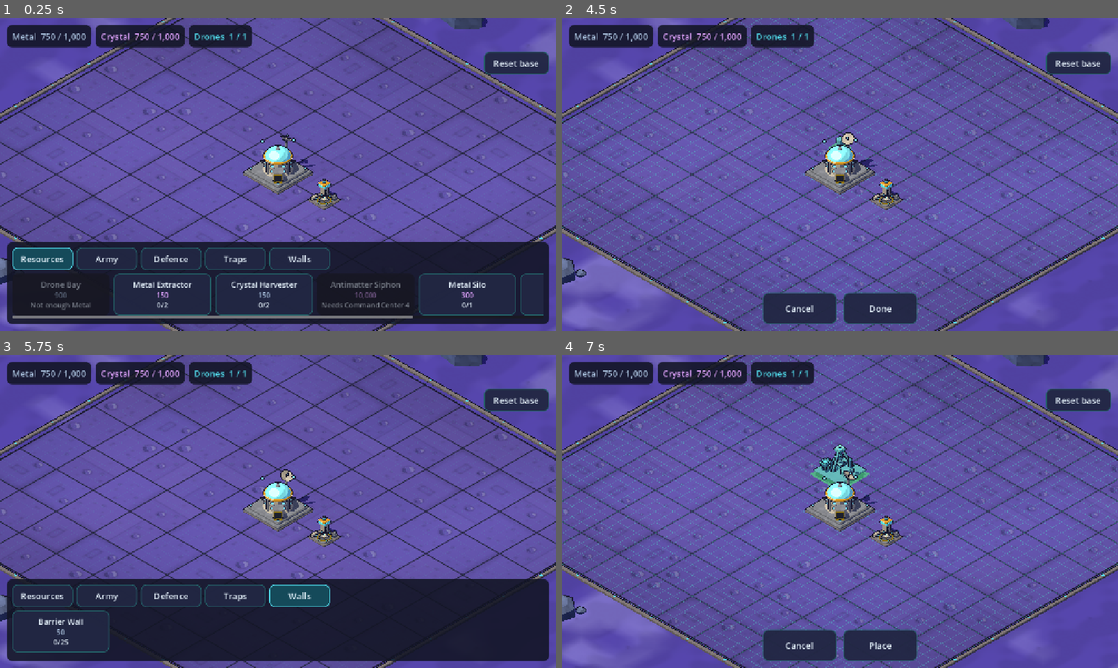
Above: before the commit, frames 1-4 (two rows, left to right).
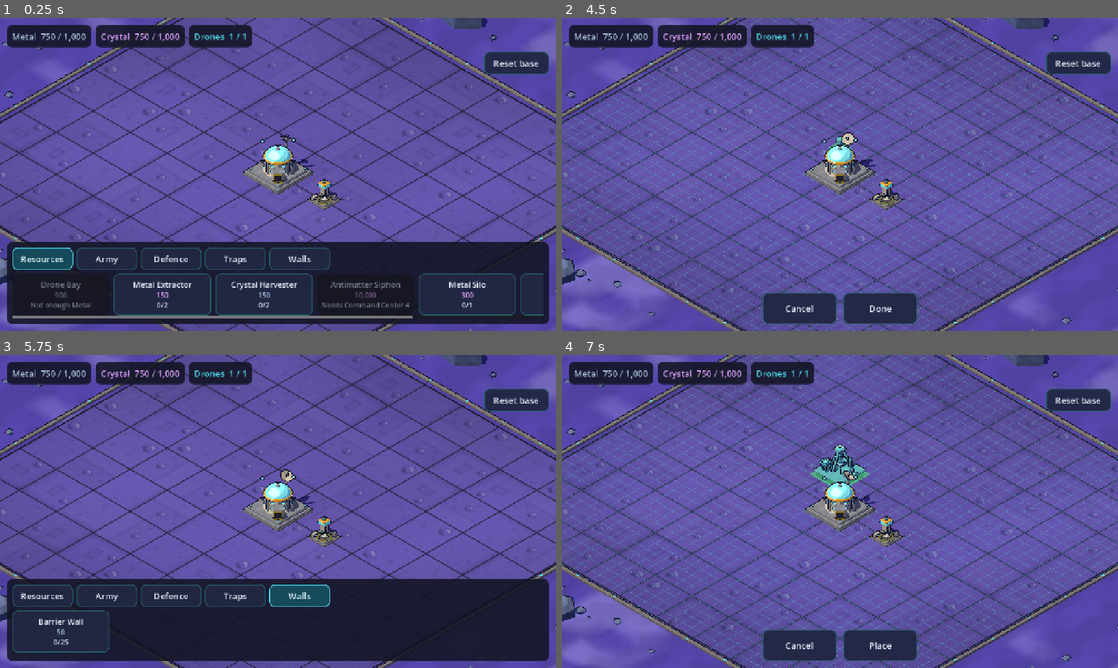
Above: after the commit, the same moments.

Repository: tarnan3751/space-game
Game: Godot game, scene res://scenes/main.tscn
Same seed, same stepped clock (60 frames per second), same inputs: the game is played once before the commit and once after it.
Inputs (mouse positions are in pixels of both pictures, inside the frame that each line leads up to):
- Up to frame 1 (0.25 s): no input
- Up to frame 2 (4.5 s): click "Resources" at 0.5 s; click "Army" at 1.25 s; click "Defence" at 2 s; click "Traps" at 2.75 s; click "Walls" at 3.5 s; click (623, 293) at 4.27 s
- Up to frame 3 (5.75 s): click "Done" at 5 s
- Up to frame 4 (7 s): click "Resources" at 5.75 s; click (723, 630) at 6.52 s

The runs differ from the first frame. In frame 1, less than 0.1% of the frame differs, in the area x 0-100%, y 0-100%; in frame 2, 0.1%; in frame 3, less than 0.1%; in frame 4, 0.1%.

Commit message:
Scatter rubble beside the curb
The rubble in the terrain's height is too gentle to cross the light's bands,
so the ground beside the curb read as smooth dust rather than broken ground.

Thirty-six small rocks from the existing rock builder, radius 0.15 to 0.4, now
lie between 1.6 and 6.6 units outside the field, nine along each side, each in
a stretch of the side of its own and at a random distance out, so they spread
evenly and form no line, and the nearest lies about a unit past the curb's
outer face. A rock that would come near a crater or a mesa, the channel,
another rock or an outcrop tries again in its stretch. They rest on the lowest
ground under them, sunk by a fifth of their radius, and go into the rocks' body
and outline meshes, so they add no draw call. Their draws from the seed come
after the outcrops', so the rocks and the outcrops keep their places.

The rocks' lowest-ground sampling and the channel's course move into helpers
that the rubble shares.

Diff:
--- a/src/game/base_view.gd
+++ b/src/game/base_view.gd
@@ -9,8 +9,9 @@
 ## The terrain, the rocks and the crystal outcrops are generated from SCENERY_SEED, so every
 ## player's base sits in the same landscape: a ring of dunes, craters, mesas and a dry channel
 ## rising from low, rough ground beside the curb along an edge that wanders, smooth shaded and
-## painted from the material kit's dust and rock by slope, with chamfered rocks and glowing crystal
-## clusters on it. Each is one mesh with its ink outline.
+## painted from the material kit's dust and rock by slope, with chamfered rocks, small ones strewn
+## beside the curb as rubble, and glowing crystal clusters on it. Each is one mesh with its ink
+## outline.
 
 const GROUND_SHADER := preload("res://src/game/ground.gdshader")
 ## The field texture the ground is drawn from, imported as an Image (tools/gen_textures.gd).
@@ -76,6 +77,11 @@
 const ROCK_SMALLEST := 0.4
 const ROCK_LARGEST := 2.5
 const ROCK_STACKED := 25
+## The rubble beside the curb: how many small rocks, their radii, and how far outside the field
+## they lie, spread evenly round its four sides.
+const RUBBLE_ROCKS := 36
+const RUBBLE_ROCK_RADIUS := Vector2(0.15, 0.4)
+const RUBBLE_ROCK_OUT := Vector2(1.6, 6.6)
 ## The crystal outcrops: how many clusters, shards in each, the shards' lengths, and how close any
 ## part of one may come to the field.
 const OUTCROP_COUNT := Vector2i(6, 10)
@@ -149,8 +155,13 @@
 	_build_boundary()
 	var rng := SeededRng.new(SCENERY_SEED)
 	_build_terrain(rng)
-	_build_rocks(rng)
+	var stones := LowPolyMesh.new()
+	var stone_spots := _build_rocks(stones, rng)
 	_build_outcrops(rng)
+	# The rubble draws from the seed last, so the rocks and the outcrops keep their places.
+	_scatter_rubble(stones, stone_spots, rng)
+	rocks = _add_mesh(stones.to_mesh(), true)
+	rocks_outline = _add_mesh(stones.to_outline_mesh(), false)
 	walls = WallMesh.new()
 	walls.setup(self)
 	add_child(walls)
@@ -608,11 +619,11 @@
 
 
 ## Chamfered rocks scattered on the terrain clear of the curb, about a quarter of those over 0.8
-## in radius with a smaller rock on top, all in one mesh with its outline. Each sits on the lowest ground under it, so it
-## does not float on a slope.
-func _build_rocks(rng: SeededRng) -> void:
+## in radius with a smaller rock on top, into `mesh`. Each sits on the lowest ground under it, so
+## it does not float on a slope. Returns each rock's (x, z, reach).
+func _build_rocks(mesh: LowPolyMesh, rng: SeededRng) -> Array[Vector3]:
 	var half := Vector2(grid_size) * 0.5
-	var mesh := LowPolyMesh.new()
+	var spots: Array[Vector3] = []
 	var placed := 0
 	while placed < ROCK_COUNT:
 		var angle := TAU * rng.range_int(0, 3599) / 3600.0
@@ -624,17 +635,52 @@
 		if _out_of_field(x, z) < radius + 1.5:
 			continue
 		placed += 1
-		var ground := terrain_height(x, z)
-		for k: int in 4:
-			var side := Vector2(cos(k * PI * 0.5), sin(k * PI * 0.5)) * radius * 0.8
-			ground = minf(ground, terrain_height(x + side.x, z + side.y))
-		var top := _rock(mesh, Vector3(x, ground - 0.1 * radius, z), radius, rng)
+		spots.append(Vector3(x, z, radius * 1.05))
+		var top := _rock(mesh, Vector3(x, _lowest_ground(x, z, radius) - 0.1 * radius, z), radius, rng)
 		if radius > 0.8 and rng.range_int(0, 99) < ROCK_STACKED:
 			var lean := Vector2(rng.range_int(-25, 25), rng.range_int(-25, 25)) * radius / 100.0
 			var smaller := radius * rng.range_int(40, 55) / 100.0
 			_rock(mesh, Vector3(x + lean.x, top - 0.1 * radius, z + lean.y), smaller, rng)
-	rocks = _add_mesh(mesh.to_mesh(), true)
-	rocks_outline = _add_mesh(mesh.to_outline_mesh(), false)
+	return spots
+
+
+## Rubble beside the curb: RUBBLE_ROCKS small rocks into `mesh`, a quarter along each side of the
+## field, each in a stretch of the side of its own and a random RUBBLE_ROCK_OUT out, so they spread
+## evenly and form no line. A rock that would come near a crater or a mesa (_clear), the channel, a
+## rock in `taken` (each (x, z, reach); it adds its own) or an outcrop tries again in its stretch,
+## up to 20 times. Each rests on the lowest ground under it.
+func _scatter_rubble(mesh: LowPolyMesh, taken: Array[Vector3], rng: SeededRng) -> void:
+	var half := Vector2(grid_size) * 0.5
+	var stretches := RUBBLE_ROCKS / 4
+	for k: int in RUBBLE_ROCKS:
+		# The side's outward direction, +x, +z, -x and -z in turn, and the direction along it.
+		var normal: Vector2 = [Vector2.RIGHT, Vector2.DOWN, Vector2.LEFT, Vector2.UP][k % 4]
+		var along := Vector2(-normal.y, normal.x)
+		for attempt: int in 20:
+			var radius := lerpf(RUBBLE_ROCK_RADIUS.x, RUBBLE_ROCK_RADIUS.y, rng.range_int(0, 100) / 100.0)
+			var out := lerpf(RUBBLE_ROCK_OUT.x, RUBBLE_ROCK_OUT.y, rng.range_int(0, 1000) / 1000.0)
+			var t := (k / 4 + rng.range_int(0, 1000) / 1000.0) / stretches * 2.0 - 1.0
+			var at := normal * (absf(normal.dot(half)) + out) + along * t * absf(along.dot(half))
+			var clear := _clear(at, radius) and _off_channel(at, radius)
+			for spot: Vector3 in taken:
+				clear = clear and at.distance_to(Vector2(spot.x, spot.y)) > spot.z + radius + 0.2
+			# No part of an outcrop reaches 3 from its centre.
+			for spot: Vector3 in outcrop_spots:
+				clear = clear and at.distance_to(Vector2(spot.x, spot.z)) > radius + 3.0
+			if clear:
+				taken.append(Vector3(at.x, at.y, radius * 1.05))
+				_rock(mesh, Vector3(at.x, _lowest_ground(at.x, at.y, radius) - 0.2 * radius, at.y), radius, rng)
+				break
+
+
+## The lowest ground under a rock of `radius` at (`x`, `z`): at its middle and at four points most
+## of the way to its edge.
+func _lowest_ground(x: float, z: float, radius: float) -> float:
+	var ground := terrain_height(x, z)
+	for k: int in 4:
+		var side := Vector2(cos(k * PI * 0.5), sin(k * PI * 0.5)) * radius * 0.8
+		ground = minf(ground, terrain_height(x + side.x, z + side.y))
+	return ground
 
 
 ## One rock, a chamfered chunk: a jittered ring of corners on the ground, a shoulder ring a
@@ -748,8 +794,7 @@
 	var distance := sqrt(x * x + z * z)
 	# The channel wanders at most CHANNEL_MEANDER from its course: a point well off it is skipped.
 	if distance > _channel.z and x * _channel_course.x + z * _channel_course.y > distance * cos(CHANNEL_MEANDER + 0.3):
-		var course := _channel.x + CHANNEL_MEANDER * sin(distance / 9.0 + _channel.y)
-		var across := angle_difference(course, atan2(z, x)) * distance
+		var across := _channel_across(x, z, distance)
 		if absf(across) < CHANNEL_WIDTH:
 			var u := 1.0 - (across / CHANNEL_WIDTH) * (across / CHANNEL_WIDTH)
 			height -= CHANNEL_DEPTH * u * u * smoothstep(_channel.z, _channel.z + 5.0, distance)
@@ -775,6 +820,19 @@
 	return height * smoothstep(TERRAIN_FLAT, full_out, out) + rubble
 
 
+## How far across the dry channel's meandering course a point `distance` from the centre lies, in
+## world units, either way.
+func _channel_across(x: float, z: float, distance: float) -> float:
+	var course := _channel.x + CHANNEL_MEANDER * sin(distance / 9.0 + _channel.y)
+	return angle_difference(course, atan2(z, x)) * distance
+
+
+## Whether a point reaching `extent` from `at` keeps out of the dry channel's bed.
+func _off_channel(at: Vector2, extent: float) -> bool:
+	var distance := at.length()
+	return distance + extent < _channel.z or absf(_channel_across(at.x, at.y, distance)) > CHANNEL_WIDTH + extent
+
+
 ## How far out from the field the terrain's relief is full at a point: between TERRAIN_BLEND_NEAR
 ## and TERRAIN_BLEND_FAR, on a noise whose lattice is 4 units across, so it wanders along the edge.
 ## The harness checks that it does.
